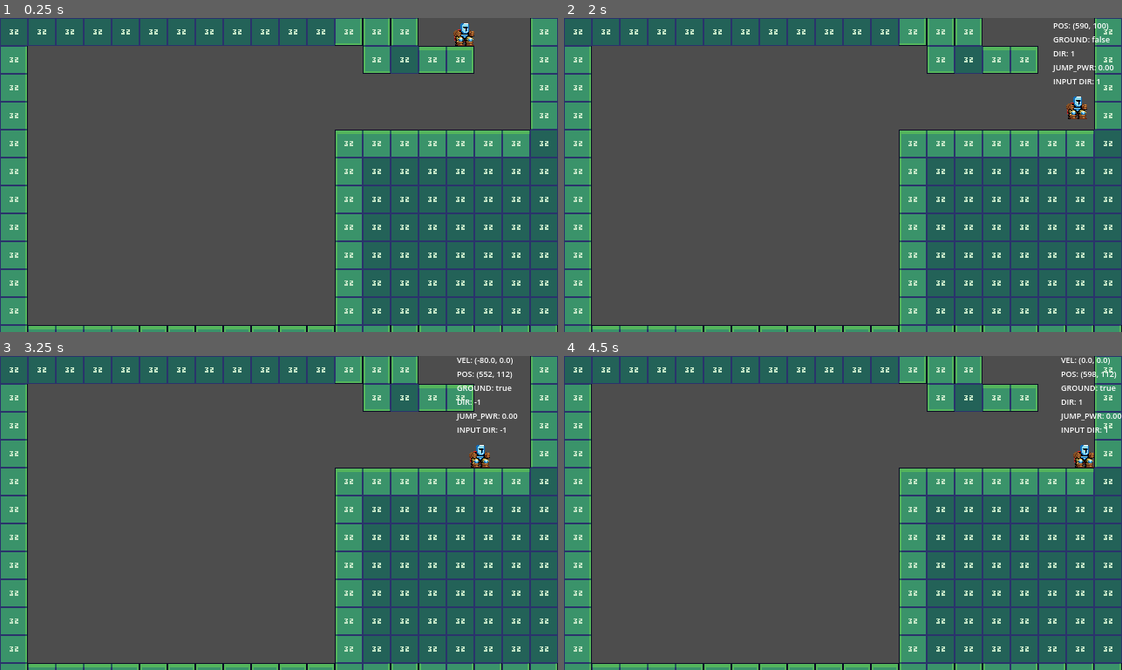
Above: before the commit, frames 1-4 (two rows, left to right).
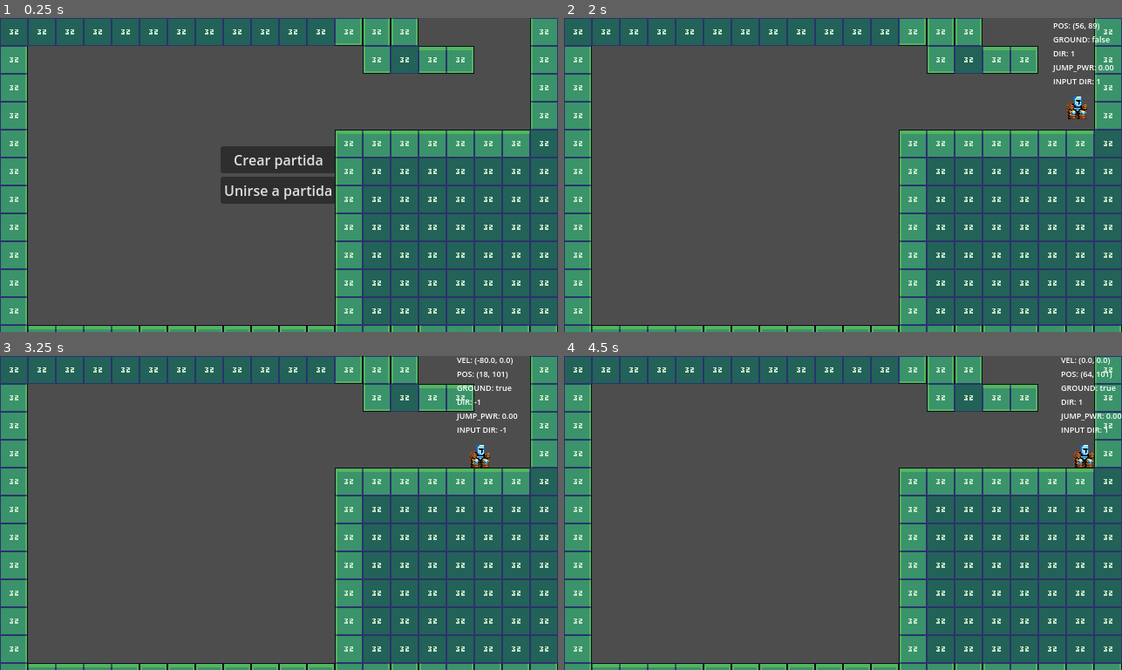
Above: after the commit, the same moments.

Repository: linkinmjs/up-escape
Game: Godot game, scene res://scenes/main.tscn
Two runs of this game, one before a commit and one after it. Both use one fixed random seed, a clock stepped at 60 frames per second and the inputs below.
Inputs (mouse positions are in pixels of both pictures, inside the frame that each line leads up to):
- Up to frame 1 (0.25 s): no input
- Up to frame 2 (2 s): click (843, 159) at 0.5 s, where only the run after the commit has a clickable "Crear partida"; tap Enter at 1.25 s; hold Right (ui_right) from 1.28 s (still down)
- Up to frame 3 (3.25 s): tap Space at 2.75 s; release Right (ui_right) at 2.78 s; hold Left (ui_left) from 2.78 s (still down)
- Up to frame 4 (4.5 s): release Left (ui_left) at 3.53 s; hold Right (ui_right) from 3.53 s (still down)

The runs differ from the first frame. In frame 1, 3.6% of the frame differs, in the area x 39-85%, y 1-60%; in frame 2, less than 0.1%; in frame 3, less than 0.1%; in frame 4, less than 0.1%.

Commit message:
Add multiplayer feature

Diff:
--- a/scenes/levels/level.tscn
+++ b/scenes/levels/level.tscn
@@ -1,7 +1,6 @@
-[gd_scene load_steps=6 format=4 uid="uid://du32gkmfjk1dy"]
+[gd_scene load_steps=5 format=4 uid="uid://du32gkmfjk1dy"]
 
 [ext_resource type="Texture2D" uid="uid://cim37wrg2nbh4" path="res://assets/tilesets/tiles/Tileset1.png" id="1_377w7"]
-[ext_resource type="PackedScene" uid="uid://b0sdjti8j0tam" path="res://scenes/player/player.tscn" id="2_bovvr"]
 [ext_resource type="PackedScene" uid="uid://fupdwtkenmfl" path="res://scenes/levels/zone_camera.tscn" id="3_b2cq8"]
 
 [sub_resource type="TileSetAtlasSource" id="TileSetAtlasSource_bovvr"]
@@ -217,9 +216,6 @@
 tile_set = SubResource("TileSet_b2cq8")
 rendering_quadrant_size = 32
 
-[node name="Player" parent="." instance=ExtResource("2_bovvr")]
-position = Vector2(534, 6)
-
 [node name="Zones" type="Node2D" parent="."]
 
 [node name="Zone01" parent="Zones" node_paths=PackedStringArray("default_camera") instance=ExtResource("3_b2cq8")]
@@ -237,6 +233,9 @@
 [node name="Zone04" parent="Zones" node_paths=PackedStringArray("default_camera") instance=ExtResource("3_b2cq8")]
 position = Vector2(320, -900)
 default_camera = NodePath("Camera2D")
+
+[node name="PlayerSpawn" type="Node2D" parent="." groups=["spawn_position"]]
+position = Vector2(534, 11)
 
 [editable path="Zones/Zone01"]
 [editable path="Zones/Zone02"]
--- a/scenes/levels/zone_camera.tscn
+++ b/scenes/levels/zone_camera.tscn
@@ -18,4 +18,3 @@
 debug_color = Color(0.179371, 0.492373, 0.333824, 0.188235)
 
 [connection signal="body_entered" from="." to="." method="_on_body_entered"]
-[connection signal="body_exited" from="." to="." method="_on_body_exited"]
--- a/scenes/main.tscn
+++ b/scenes/main.tscn
@@ -1,7 +1,40 @@
-[gd_scene load_steps=2 format=3 uid="uid://cfy0uwngrvi1a"]
+[gd_scene load_steps=3 format=3 uid="uid://cfy0uwngrvi1a"]
 
+[ext_resource type="Script" uid="uid://dlqp7l2a3qlqo" path="res://scripts/main.gd" id="1_0wfyh"]
 [ext_resource type="PackedScene" uid="uid://du32gkmfjk1dy" path="res://scenes/levels/level.tscn" id="1_o5qli"]
 
 [node name="Main" type="Node"]
+script = ExtResource("1_0wfyh")
+
+[node name="MultiplayerSpawner" type="MultiplayerSpawner" parent="."]
+_spawnable_scenes = PackedStringArray("uid://b0sdjti8j0tam")
+spawn_path = NodePath("../Level/PlayerSpawn")
+
+[node name="CenterContainer" type="CenterContainer" parent="."]
+anchors_preset = 15
+anchor_right = 1.0
+anchor_bottom = 1.0
+grow_horizontal = 2
+grow_vertical = 2
+
+[node name="VBoxContainer" type="VBoxContainer" parent="CenterContainer"]
+layout_mode = 2
+
+[node name="Host" type="Button" parent="CenterContainer/VBoxContainer"]
+layout_mode = 2
+text = "Crear partida"
+
+[node name="Join" type="Button" parent="CenterContainer/VBoxContainer"]
+layout_mode = 2
+text = "Unirse a partida"
 
 [node name="Level" parent="." instance=ExtResource("1_o5qli")]
+
+[connection signal="pressed" from="CenterContainer/VBoxContainer/Host" to="." method="_on_host_pressed"]
+[connection signal="pressed" from="CenterContainer/VBoxContainer/Join" to="." method="_on_join_pressed"]
+
+[editable path="Level"]
+[editable path="Level/Zones/Zone01"]
+[editable path="Level/Zones/Zone02"]
+[editable path="Level/Zones/Zone03"]
+[editable path="Level/Zones/Zone04"]
--- a/scenes/player/player.tscn
+++ b/scenes/player/player.tscn
@@ -33,6 +33,14 @@
 [sub_resource type="RectangleShape2D" id="RectangleShape2D_dovo2"]
 size = Vector2(20, 26)
 
+[sub_resource type="SceneReplicationConfig" id="SceneReplicationConfig_dovo2"]
+properties/0/path = NodePath(".:position")
+properties/0/spawn = true
+properties/0/replication_mode = 1
+properties/1/path = NodePath("AnimatedSprite2D:animation")
+properties/1/spawn = true
+properties/1/replication_mode = 1
+
 [node name="Player" type="CharacterBody2D" groups=["players"]]
 script = ExtResource("1_8afob")
 
@@ -58,3 +66,6 @@
 grow_vertical = 2
 size_flags_vertical = 1
 theme_override_font_sizes/font_size = 9
+
+[node name="MultiplayerSynchronizer" type="MultiplayerSynchronizer" parent="."]
+replication_config = SubResource("SceneReplicationConfig_dovo2")
--- /dev/null
+++ b/scripts/main.gd
@@ -0,0 +1,23 @@
+extends Node
+
+@onready var hud: CenterContainer = $CenterContainer
+
+var peer: ENetMultiplayerPeer = ENetMultiplayerPeer.new()
+
+func _on_host_pressed() -> void:
+	peer.create_server(3500, 4)
+	multiplayer.multiplayer_peer = peer
+	multiplayer.peer_connected.connect(_on_peer_connected)
+	_on_peer_connected()
+	hud.hide()
+
+func _on_join_pressed() -> void:
+	peer.create_client("localhost", 3500) # Acá debemos ingresar los IPS
+	multiplayer.multiplayer_peer = peer
+	hud.hide()
+
+func _on_peer_connected(id: int = 1):
+	var player_scene = load("res://scenes/player/player.tscn")
+	var player_instance = player_scene.instantiate()
+	player_instance.name = str(id)
+	find_child("PlayerSpawn").add_child(player_instance, true)
--- a/scripts/player.gd
+++ b/scripts/player.gd
@@ -34,8 +34,13 @@
 var right := false
 var jump := false
 
+func _enter_tree() -> void:
+	set_multiplayer_authority(name.to_int())
+
 func _physics_process(delta: float) -> void:
 	#print("vel:", velocity, " grounded:", is_on_floor())
+
+	if !is_multiplayer_authority(): return
 
 	handle_input(delta)
 	apply_gravity(delta)
--- a/scripts/zone_camera.gd
+++ b/scripts/zone_camera.gd
@@ -12,7 +12,3 @@
 	if body.is_in_group("players"):
 		zone_camera.enabled = true
 		zone_camera.make_current()
-
-func _on_body_exited(body: Node2D) -> void:
-	if body.is_in_group("players"):
-		zone_camera.enabled = false  # opcional
Not shown: 1 places in scenes/player/player.tscn that only renumber resources
Not shown, added: scripts/main.gd.uid
